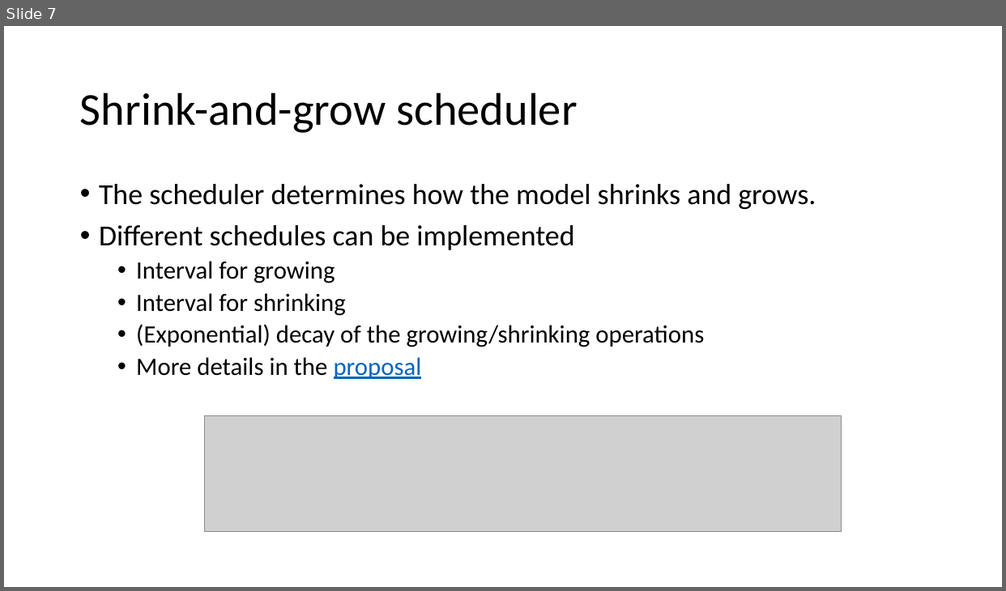
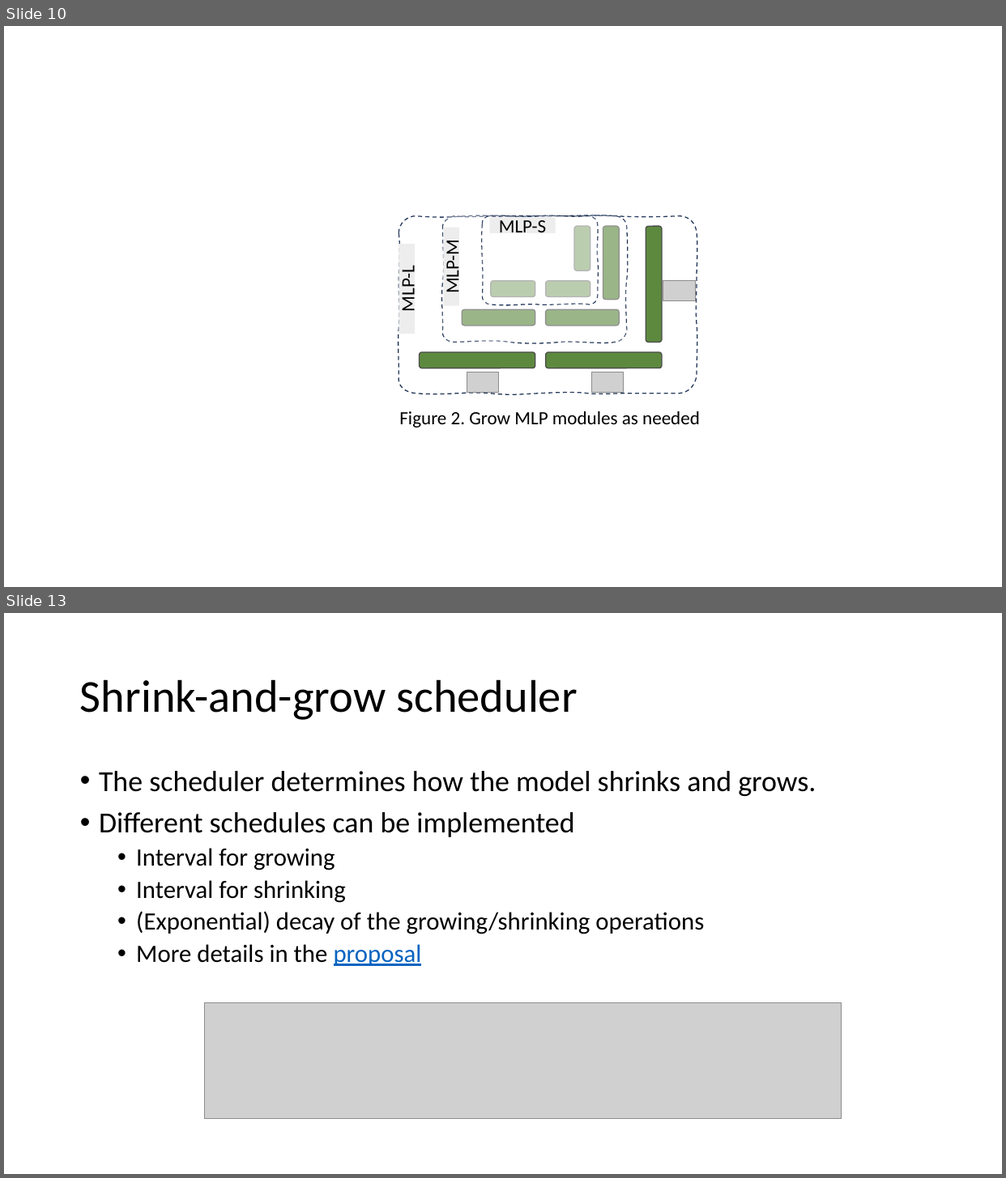
Before and after one commit to zhenkaiii/zhenkaiii.github.io, a slide deck: NAS_0411.pptx. Shown one above the other, each under a label of ours: slide 7 before the commit, slides 10 and 13 after it; the slides between them are not shown. The pictures are 1006x591 and 1006x1178 pixels, drawn with LibreOffice and Linux fonts; fonts in the diff are those of the drawing; grey boxes stand for pictures. Boxes give left, top, right and bottom in pixels: in the first picture for what was removed or moved away, otherwise in the second. Text is boxed around its words. In the diff, an @@ line names an element or a change of style, - is before the commit and + after.

```diff
--- a/NAS_0411.pptx
+++ b/NAS_0411.pptx
@@ slide 10 added at (x1=4, y1=26, x2=1002, y2=587), background #FFFFFF @@
@@ group added at (x1=398, y1=216, x2=700, y2=428): 9 rounded rectangles, 3 freeform shapes, 3 rectangles, 3 pictures, 1 text @@
+MLP-S
+MLP-M
+MLP-L
+Figure 2. Grow MLP modules as needed
@@ what was slide 7 is now slide 13 @@
```
Also in this commit, not shown: 1 slide changed, 5 other slides added, 11 other files.
